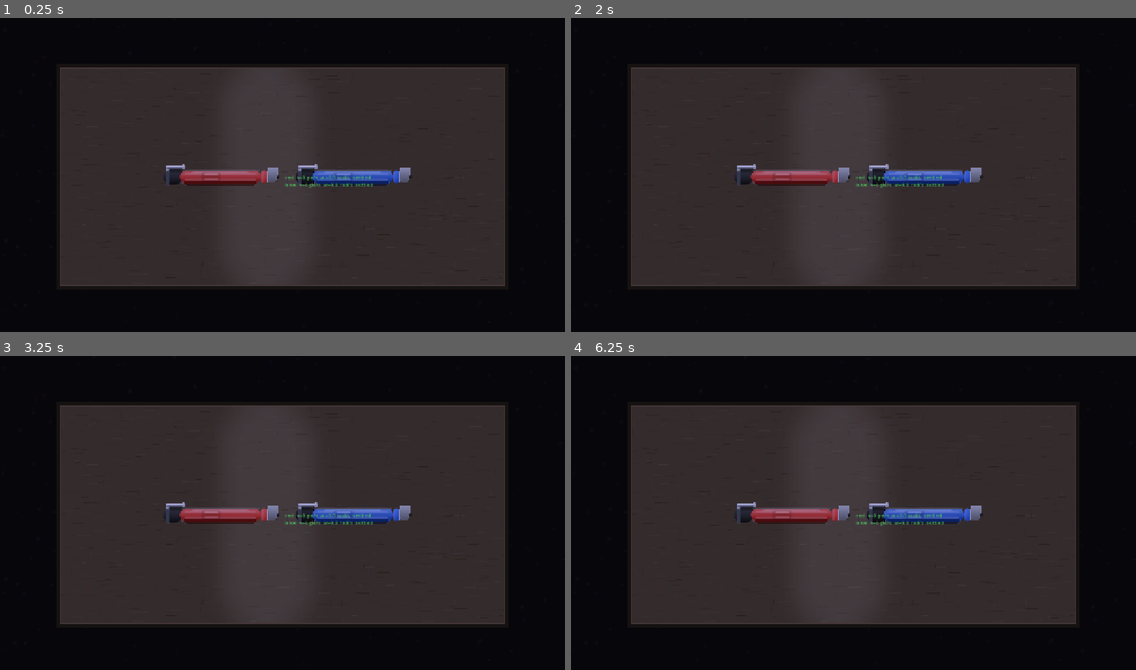
Above: before the commit, frames 1-4 (two rows, left to right).
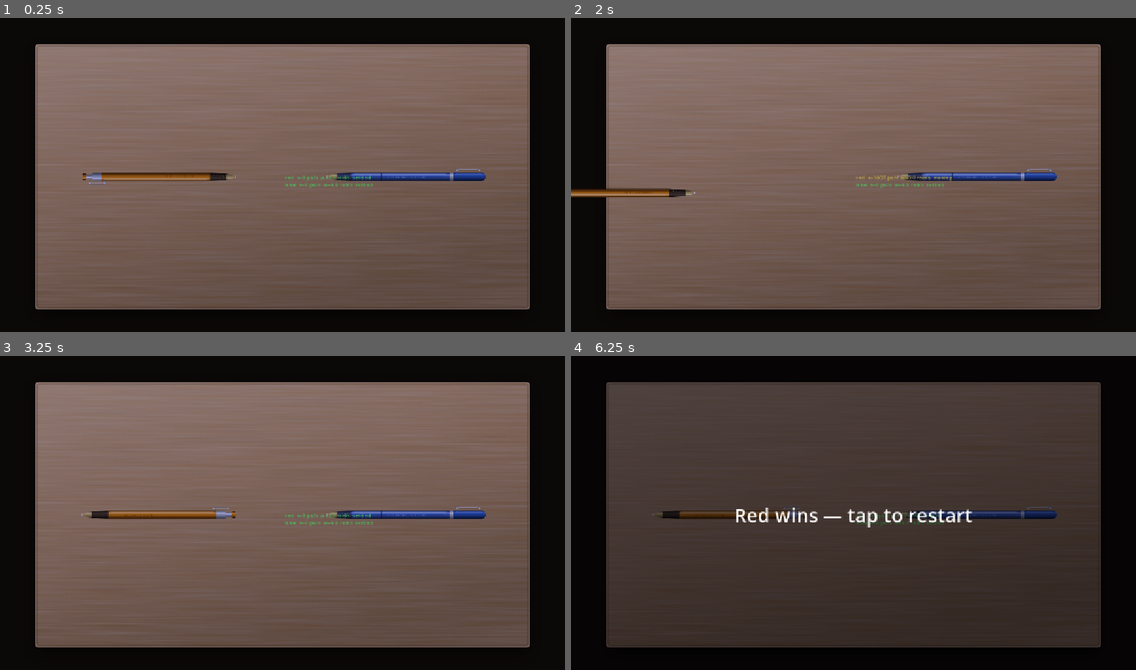
Above: after the commit, the same moments.

Repository: bhanuteja-qae/pen-fight
Game: Godot game, scene res://scenes/main.tscn
Same seed, same stepped clock (60 frames per second), same inputs: the game is played once before the commit and once after it.
Inputs (mouse positions are in pixels of both pictures, inside the frame that each line leads up to):
- Up to frame 1 (0.25 s): no input
- Up to frame 2 (2 s): tap Enter at 0.5 s; move the mouse to (977, 162) at 0.52 s; tap F at 0.6 s; click (977, 162) at 0.67 s; tap Space at 1.25 s; drag from (740, 193) to (853, 178) at 1.27 s
- Up to frame 3 (3.25 s): move the mouse to (339, 443) at 2.02 s; tap F at 2.1 s; click (339, 443) at 2.17 s; tap Enter at 2.75 s; drag from (254, 578) to (113, 465) at 2.77 s
- Up to frame 4 (6.25 s): tap Space at 3.5, 5 s; move the mouse to (1023, 563) at 3.52 s; tap F at 3.6, 5.1 s; click (1023, 563) at 3.67 s; tap Enter at 4.25 s; drag from (684, 465) to (853, 516) at 4.27 s; move the mouse to (881, 516) at 5.02 s; click (881, 516) at 5.17 s; drag from (768, 434) to (740, 531) at 5.77 s

The runs differ from the first frame. In frame 1, 74% of the frame differs, in the area x 6-94%, y 8-93%; in frame 2, 74%, in the area x 0-94%, y 8-93%; in frame 3, 74%; in frame 4, 22%.

Commit message:
Wire Claude's pens into the live game (ART_AND_FEEL coordinate contract)
- main.tscn: adopt spec scale — 360px capsule (r10), playfield 1120x600,
  Claude's table.png + pen_amber/pen_cobalt sprites + contact shadows,
  spec damp (linear 2.0 / angular 4.0), mass 1.0; node names/ids preserved
- pen_body.gd: MAX_IMPULSE=1600 converts 0..1 drag power into a real impulse
  (fixes human flicks never moving a mass-1 pen); fallback extents 10/170
- main.gd: TABLE_RECT -> Rect2(-560,-300,1120,600)
- Gates: import clean x2, turn_state ALL PASS, autoplay reaches [GAME OVER],
  vision+px verified (amber pen w/ silver tip+clip, cobalt G2-style)

Diff:
--- a/game/scenes/main.tscn
+++ b/game/scenes/main.tscn
@@ -2,24 +2,25 @@
 
 [ext_resource type="Script" uid="uid://a2b3c4d5e6f7" path="res://scripts/main.gd" id="1_main"]
 [ext_resource type="Script" uid="uid://b3c4d5e6f7a8" path="res://scripts/pen_body.gd" id="2_pen"]
-[ext_resource type="Texture2D" path="res://assets/table_v2.png" id="3_table"]
-[ext_resource type="Texture2D" path="res://assets/pen_red_v4.png" id="4_red"]
-[ext_resource type="Texture2D" path="res://assets/pen_blue_v4.png" id="5_blue"]
-[ext_resource type="Texture2D" path="res://assets/pen_shadow_v4.png" id="6_shadow"]
-[ext_resource type="Texture2D" path="res://assets/background_v2.png" id="7_bg"]
+[ext_resource type="Texture2D" path="res://assets/table.png" id="3_table"]
+[ext_resource type="Texture2D" path="res://assets/pen_amber.png" id="4_red"]
+[ext_resource type="Texture2D" path="res://assets/pen_cobalt.png" id="5_blue"]
+[ext_resource type="Texture2D" path="res://assets/pen_amber_shadow.png" id="6_shadow_red"]
+[ext_resource type="Texture2D" path="res://assets/pen_cobalt_shadow.png" id="7_shadow_blue"]
+[ext_resource type="Texture2D" path="res://assets/background_v2.png" id="8_bg"]
 
 [sub_resource type="CapsuleShape2D" id="pen_shape"]
 radius = 10.0
-height = 76.0
+height = 360.0
 
 [sub_resource type="RectangleShape2D" id="table_bounds"]
-size = Vector2(1024, 512)
+size = Vector2(1120, 600)
 
 [node name="Main" type="Node2D" unique_id=10001]
 script = ExtResource("1_main")
 
 [node name="Background" type="Sprite2D" parent="." unique_id=10017]
-texture = ExtResource("7_bg")
+texture = ExtResource("8_bg")
 z_index = -10
 
 [node name="CanvasModulate" type="CanvasModulate" parent="." unique_id=10018]
@@ -35,37 +36,46 @@
 shape = SubResource("table_bounds")
 
 [node name="PenRed" type="RigidBody2D" parent="." unique_id=10008]
-position = Vector2(-150, 0)
+position = Vector2(-280, 0)
+rotation = 3.14159
+mass = 1.0
+linear_damp = 2.0
+angular_damp = 4.0
 contact_monitor = true
 max_contacts_reported = 4
 script = ExtResource("2_pen")
 pen_id = "red"
 
+[node name="Shadow" type="Sprite2D" parent="PenRed" unique_id=10019]
+texture = ExtResource("6_shadow_red")
+position = Vector2(9, 14)
+z_index = -1
+modulate = Color(0, 0, 0, 0.44)
+
 [node name="Sprite2D" type="Sprite2D" parent="PenRed" unique_id=10009]
 texture = ExtResource("4_red")
-
-[node name="Shadow" type="Sprite2D" parent="PenRed" unique_id=10019]
-texture = ExtResource("6_shadow")
-position = Vector2(6, 10)
-z_index = -1
 
 [node name="CollisionShape2D" type="CollisionShape2D" parent="PenRed" unique_id=10010]
 shape = SubResource("pen_shape")
 
 [node name="PenBlue" type="RigidBody2D" parent="." unique_id=10011]
-position = Vector2(150, 0)
+position = Vector2(280, 0)
+mass = 1.0
+linear_damp = 2.0
+angular_damp = 4.0
 contact_monitor = true
 max_contacts_reported = 4
 script = ExtResource("2_pen")
 pen_id = "blue"
 
+[node name="Shadow" type="Sprite2D" parent="PenBlue" unique_id=10020]
+texture = ExtResource("7_shadow_blue")
+position = Vector2(9, 14)
+z_index = -1
+modulate = Color(0, 0, 0, 0.44)
+
 [node name="Sprite2D" type="Sprite2D" parent="PenBlue" unique_id=10012]
 texture = ExtResource("5_blue")
-
-[node name="Shadow" type="Sprite2D" parent="PenBlue" unique_id=10020]
-texture = ExtResource("6_shadow")
-position = Vector2(6, 10)
-z_index = -1
 
 [node name="CollisionShape2D" type="CollisionShape2D" parent="PenBlue" unique_id=10013]
 shape = SubResource("pen_shape")
--- a/game/scripts/main.gd
+++ b/game/scripts/main.gd
@@ -52,8 +52,11 @@
 var _ceremony_fired: bool = false
 
 const FORFEIT_TIMEOUT: float = 4.0
-## World-space table rect; must match the Table node geometry in main.tscn.
-const TABLE_RECT: Rect2 = Rect2(-512.0, -256.0, 1024.0, 512.0)
+## World-space table rect; must match the TableBounds node geometry in main.tscn.
+## Spec coordinate contract (docs/ART_AND_FEEL_SPEC.md §1): playfield
+## Rect2(80,60,1120,600) in viewport coords = centered at (0,0): x -560..560,
+## y -300..300.
+const TABLE_RECT: Rect2 = Rect2(-560.0, -300.0, 1120.0, 600.0)
 
 ## Pen skin selection (Phase 1c): each player picks a pen DESIGN to play with.
 ## Only two pens are ever on the table — the third sprite is a preference
--- a/game/scripts/pen_body.gd
+++ b/game/scripts/pen_body.gd
@@ -24,11 +24,18 @@
 const SETTLE_ANGULAR_VEL := 0.4      # rad/s
 const SETTLE_DEBOUNCE := 0.25        # s
 
+## Converts a 0..1 flick power fraction into a real fireable impulse.
+## Derived per docs/ART_AND_FEEL_SPEC.md §8: with mass 1.0 and effective linear
+## damp ~2.1, distance ≈ impulse/(mass×damp) → full power ≈ 1600 travels ~70%
+## of the 1120px table. Tune damp FIRST, then this (spec §8.3).
+const MAX_IMPULSE := 1600.0
+
 ## Conservative fallback extents if the pen has no CollisionShape2D to read.
-## Matches the 96x20 v2 sprite geometry: CapsuleShape2D radius 10, height 76
-## (central segment 76 - 2*10 = 56 -> half-len 28).
+## Matches the ART_AND_FEEL_SPEC geometry: CapsuleShape2D radius 10, height 360
+## (central segment 360 - 2*10 = 340 -> half-len 170). The scene normally
+## supplies the shape; these only keep OOB geometry defined before resolution.
 const DEFAULT_PEN_RADIUS := 10.0
-const DEFAULT_PEN_HALF_LEN := 28.0
+const DEFAULT_PEN_HALF_LEN := 170.0
 
 ## Give the table-resolution retry a ~2 s window at 60 Hz, then safely disable
 ## OOB detection (a missing table should never false-trigger an instant loss).
@@ -72,12 +79,17 @@
 ## The impulse is queued and applied through the physics state on the next
 ## _integrate_forces call — never a position teleport (contract: set velocity
 ## via physics state).
+##
+## Power arrives as a 0..1 drag fraction (human slingshot AND AutoFlick both
+## emit this shape). MAX_IMPULSE converts that fraction into a real fireable
+## impulse: power 1.0 travels ~70% of a 1120px table with mass 1.0 / damp ~2.1
+## (docs/ART_AND_FEEL_SPEC.md §8: impulse ≈ distance × mass × damp).
 func apply_flick(impulse_dir: Vector2, power: float) -> void:
 	_in_flight = true
 	_settled_emitted = false
 	_oob_emitted = false
 	_quiet_time = 0.0
-	_pending_impulse = impulse_dir * power
+	_pending_impulse = impulse_dir * power * MAX_IMPULSE
 	flicked.emit(pen_id, _pending_impulse)
 
 
Binary file added: game/assets/pen_amber.png
Not shown, added: game/assets/pen_amber.png.import
Binary file added: game/assets/pen_amber_shadow.png
Not shown, added: game/assets/pen_amber_shadow.png.import
Binary file added: game/assets/pen_cobalt.png
Not shown, added: game/assets/pen_cobalt.png.import
Binary file added: game/assets/pen_cobalt_shadow.png
Not shown, added: game/assets/pen_cobalt_shadow.png.import
Binary file changed: game/assets/table.png
